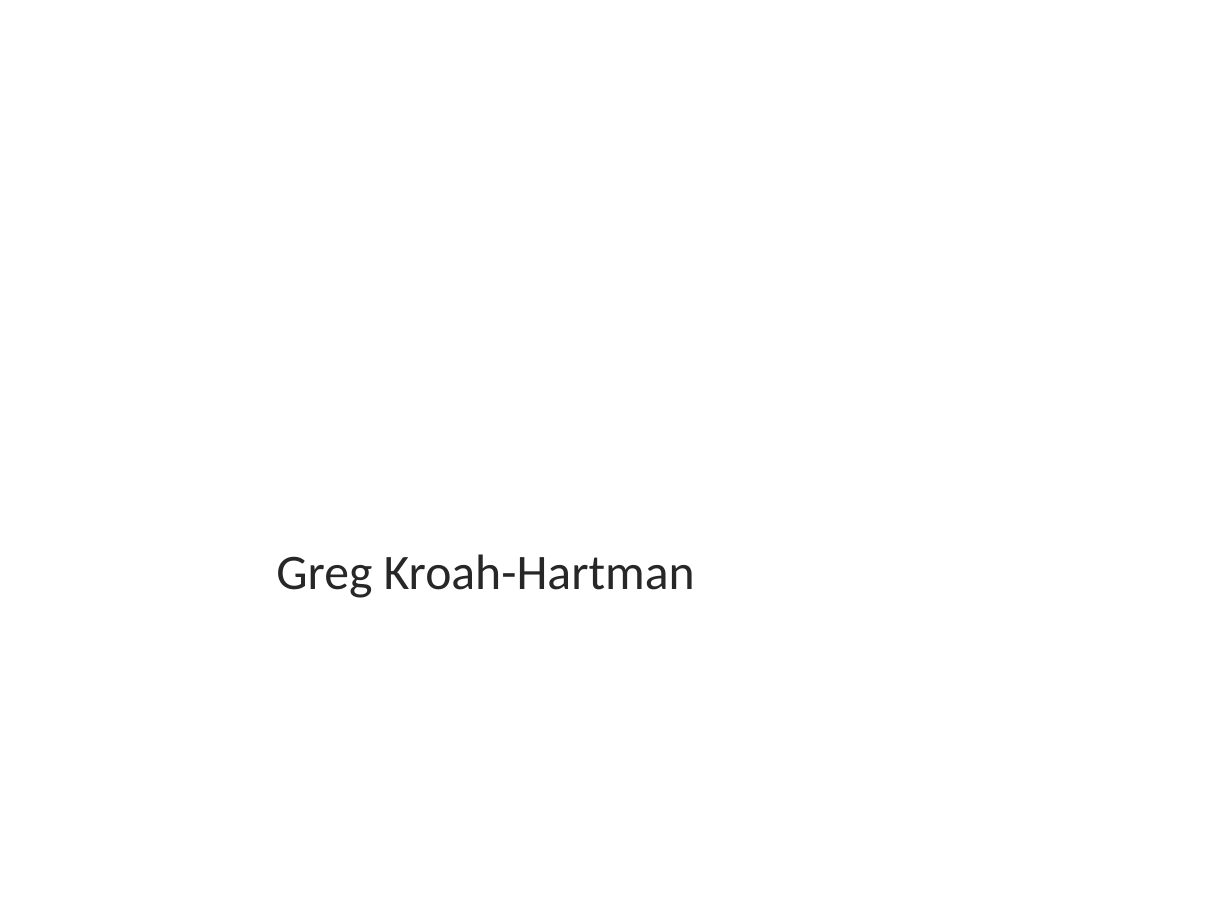
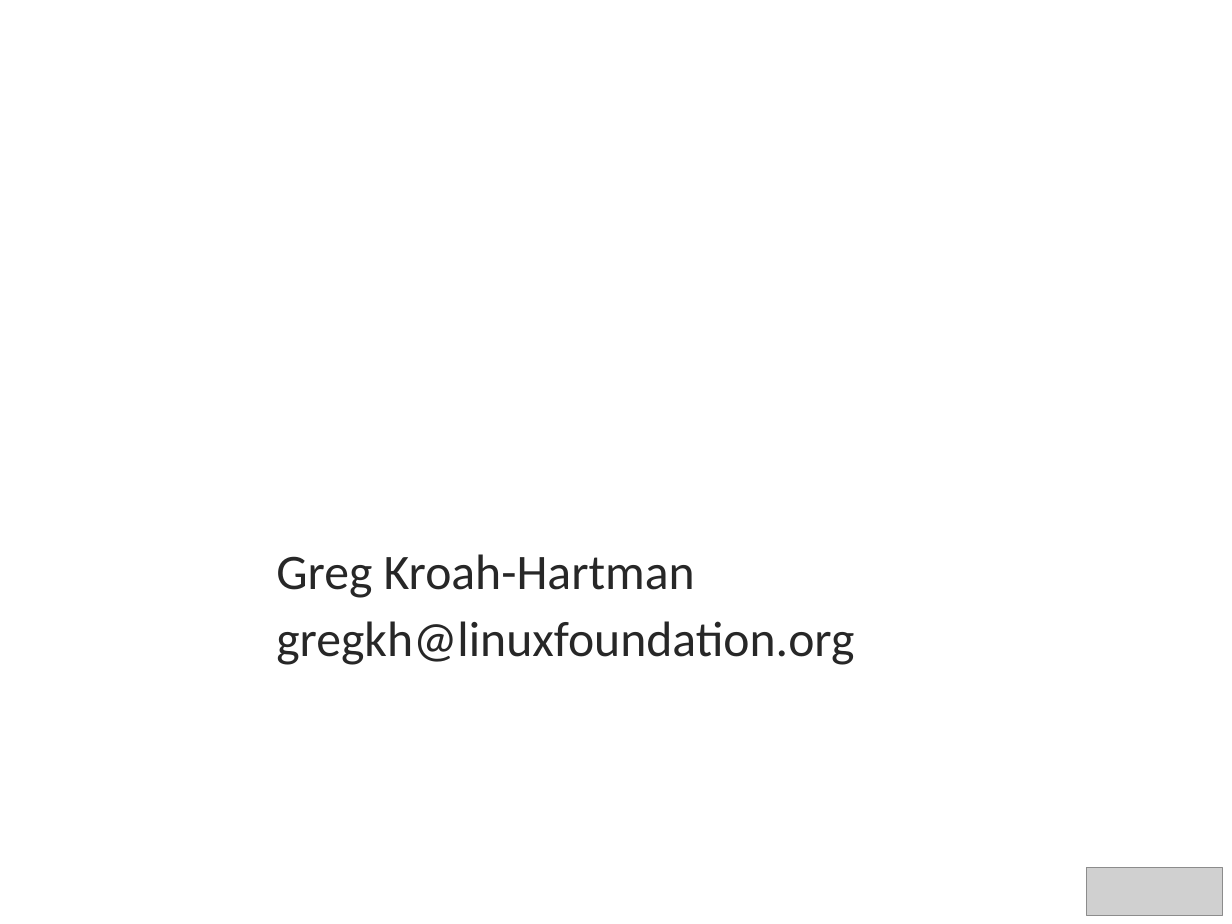
Before and after one commit to gregkh/presentation-community, a slide deck: slide 1 of community.odp. Drawn at 1232x924 pixels with LibreOffice and Linux fonts; fonts in the diff are those of the drawing; grey boxes stand for pictures; background and template pictures are left out. Boxes give left, top, right and bottom in pixels: in the first picture for what was removed or moved away, otherwise in the second. Text is boxed around its words. In the diff, an @@ line names an element or a change of style, - is before the commit and + after.

```diff
--- a/community.odp
+++ b/community.odp
@@ subtitle at [276,621,854,665]: paragraph added @@
+gregkh@linuxfoundation.org
@@ picture added at [1087,868,1223,916] @@
```
Also in this commit, not shown: 3 slides added, 24 slides removed, 2 other files.
